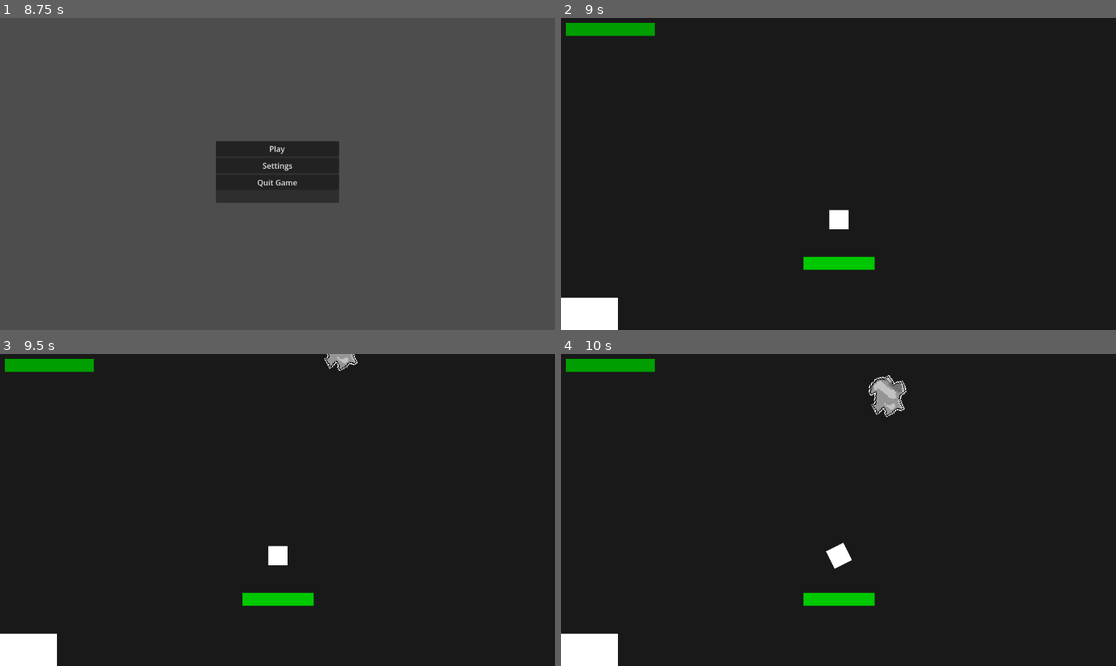
Above: before the commit, frames 1-4 (two rows, left to right).
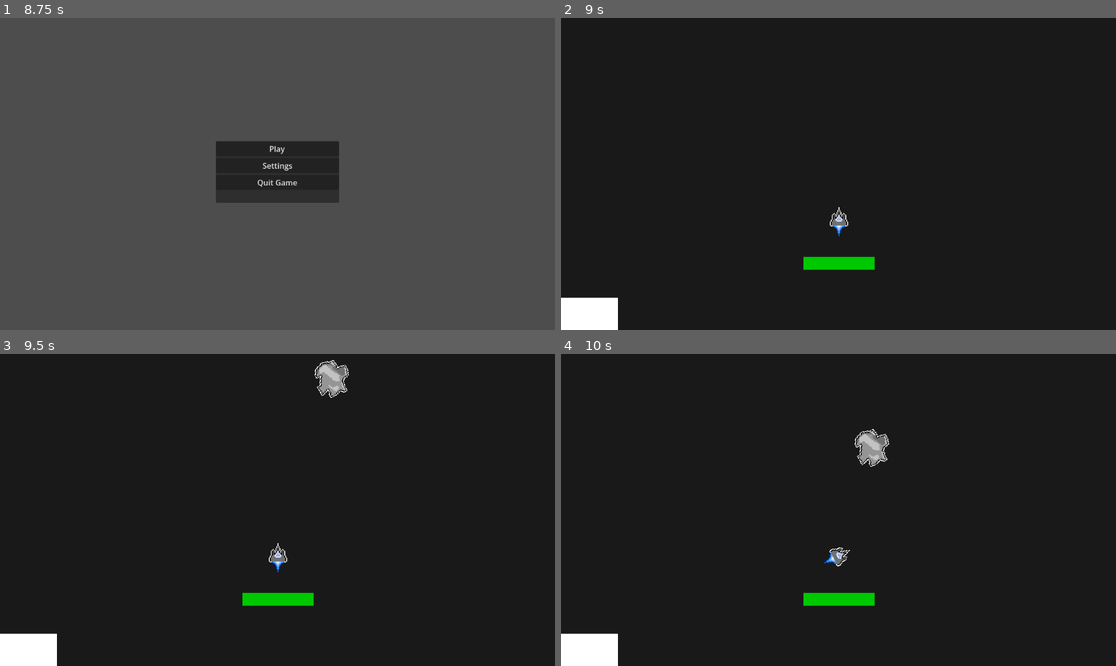
Above: after the commit, the same moments.

Repository: Rng2MAGS/DT--Project-WORTH-MY-ENTIRE-GRADE
Game: Godot game, scene res://scenes/main_menu.tscn
The game is run twice, just before and just after one commit, with the same random seed, the same clock (stepped at 60 frames per second) and the same inputs.
Inputs (mouse positions are in pixels of both pictures, inside the frame that each line leads up to):
- Up to frame 1 (8.75 s): click "Settings" at 0.5 s; click "Difficulty: Easy" at 1.25 s; click "Difficulty: Easy" at 2 s; click (44, 52) at 2.75 s; click (44, 58) at 3.5 s; click (44, 52) at 4.25 s; click (44, 58) at 5 s; click "Difficulty: Easy" at 5.75 s; click (44, 52) at 6.5 s; click (44, 58) at 7.25 s; click "Back to menu" at 8 s
- Up to frame 2 (9 s): click "Play" at 8.75 s
- Up to frame 3 (9.5 s): no input
- Up to frame 4 (10 s): move the mouse to (960, 494) at 9.52 s

Frame 1 is identical in both runs. In frame 2, 0.9% of the frame differs, in the area x 0-52%, y 1-70%; in frame 3, 1.5%; in frame 4, 2.0%, in the area x 0-63%, y 1-69%.
Error after the commit: Invalid call. Nonexistent function 'died' in base 'PackedScene'. (res://scripts/background.gd:13)

Commit message:
15
attempting to add scoring/currency

Diff:
--- a/project-worth--my-whole-grade/scenes/asteroid.tscn
+++ b/project-worth--my-whole-grade/scenes/asteroid.tscn
@@ -1,7 +1,7 @@
 [gd_scene format=3 uid="uid://b6ajvrgrtgnny"]
 
 [ext_resource type="Script" uid="uid://blfnii2yshklg" path="res://scripts/asteroid.gd" id="1_akfqu"]
-[ext_resource type="Texture2D" uid="uid://d2t1w5a4u0x14" path="res://scenes/asteroid2.png" id="3_t4se3"]
+[ext_resource type="Texture2D" uid="uid://dp3aue4m7t7fx" path="res://visuals/asteroid/asteroid2.png" id="2_6mo6b"]
 
 [sub_resource type="RectangleShape2D" id="RectangleShape2D_0md28"]
 size = Vector2(56, 56)
@@ -26,9 +26,12 @@
 
 [node name="Marker2D" type="Marker2D" parent="Node2D" unique_id=327885851]
 
-[node name="Asteroid2" type="Sprite2D" parent="." unique_id=254215796]
+[node name="Asteroid2" type="Sprite2D" parent="Node2D" unique_id=459277669]
+scale = Vector2(2, 2)
+texture = ExtResource("2_6mo6b")
+
+[node name="Node2D2" type="Node2D" parent="." unique_id=241641882]
 position = Vector2(80, 64)
 scale = Vector2(2.2, 2.2)
-texture = ExtResource("3_t4se3")
 
 [connection signal="body_entered" from="Area2D" to="." method="_player_dmg"]
--- a/project-worth--my-whole-grade/scenes/background.tscn
+++ b/project-worth--my-whole-grade/scenes/background.tscn
@@ -3,7 +3,7 @@
 [ext_resource type="PackedScene" uid="uid://sst2oleuhsov" path="res://scenes/ship.tscn" id="1_bkp1e"]
 [ext_resource type="Script" uid="uid://cnpqikrqqvvb5" path="res://scripts/background.gd" id="1_jougr"]
 [ext_resource type="PackedScene" uid="uid://b6ajvrgrtgnny" path="res://scenes/asteroid.tscn" id="2_y0upk"]
-[ext_resource type="Script" uid="uid://c4lb05wrlp5i1" path="res://scenes/pause_menu.gd" id="4_cbsqf"]
+[ext_resource type="Script" uid="uid://c4lb05wrlp5i1" path="res://scripts/pause_menu.gd" id="4_cbsqf"]
 
 [sub_resource type="RectangleShape2D" id="RectangleShape2D_oabld"]
 size = Vector2(65.375, 1438.6875)
@@ -11,22 +11,18 @@
 [sub_resource type="RectangleShape2D" id="RectangleShape2D_bkp1e"]
 size = Vector2(2227.625, 101.5)
 
-[sub_resource type="StyleBoxFlat" id="StyleBoxFlat_jougr"]
-bg_color = Color(1.2032688e-06, 0.6172051, 0, 1)
-
-[sub_resource type="StyleBoxFlat" id="StyleBoxFlat_cbsqf"]
-bg_color = Color(0.7834323, 3.706068e-06, 6.738305e-07, 1)
-
 [sub_resource type="Curve2D" id="Curve2D_jougr"]
 _data = {
 "points": PackedVector2Array(0, 0, 0, 0, 1090.1106, -240.39323, 0, 0, 0, 0, 773, -312, 0, 0, 0, 0, 164, -290, 0, 0, 0,  …(729 unchanged characters)…
 }
 point_count = 27
 
-[node name="Node2D" type="Node2D" unique_id=402681183 node_paths=PackedStringArray("spawn_point") groups=["level"]]
+[node name="Node2D" type="Node2D" unique_id=402681183 node_paths=PackedStringArray("pause_menu", "spawn_point", "score_display") groups=["level"]]
 script = ExtResource("1_jougr")
+pause_menu = NodePath("Control")
 spawn_point = NodePath("Path2D/PathFollow2D")
 asteroid_scene = ExtResource("2_y0upk")
+score_display = NodePath("Label")
 
 [node name="ColorRect" type="ColorRect" parent="." unique_id=268071946]
 offset_right = 1152.0
@@ -63,16 +59,6 @@
 position = Vector2(746, -139)
 
 [node name="CanvasLayer" type="CanvasLayer" parent="." unique_id=1155463290]
-
-[node name="ProgressBar" type="ProgressBar" parent="CanvasLayer" unique_id=88092859]
-offset_left = 10.0
-offset_top = 10.0
-offset_right = 195.0
-offset_bottom = 37.0
-theme_override_styles/background = SubResource("StyleBoxFlat_jougr")
-theme_override_styles/fill = SubResource("StyleBoxFlat_cbsqf")
-max_value = 20.0
-show_percentage = false
 
 [node name="Timer" type="Timer" parent="." unique_id=22291314]
 wait_time = 5.0
@@ -124,6 +110,13 @@
 autostart = true
 ignore_time_scale = true
 
+[node name="Label" type="Label" parent="." unique_id=136593195]
+offset_left = 31.0
+offset_top = 37.0
+offset_right = 279.0
+offset_bottom = 112.0
+theme_override_font_sizes/font_size = 32
+
 [connection signal="timeout" from="Timer" to="." method="_spawn_asteroid"]
 [connection signal="pressed" from="Control/PanelContainer/VBoxContainer/Button" to="Control" method="_on_button_pressed"]
 [connection signal="timeout" from="Control/Timer" to="Control" method="_pause_cooldown"]
--- /dev/null
+++ b/project-worth--my-whole-grade/scenes/debris.tscn
@@ -0,0 +1,8 @@
+[gd_scene format=3 uid="uid://crlxvcqraiae6"]
+
+[ext_resource type="Texture2D" uid="uid://ctcrafd84md03" path="res://visuals/asteroid/debris.png" id="1_e8eya"]
+
+[node name="Node2D" type="Node2D" unique_id=2015422484]
+
+[node name="Debris" type="Sprite2D" parent="." unique_id=663604330]
+texture = ExtResource("1_e8eya")
--- a/project-worth--my-whole-grade/scenes/ship.tscn
+++ b/project-worth--my-whole-grade/scenes/ship.tscn
@@ -2,15 +2,16 @@
 
 [ext_resource type="Script" uid="uid://bpj2r6u7o2d4d" path="res://scripts/ship.gd" id="1_q631a"]
 [ext_resource type="PackedScene" uid="uid://dtsvyufeqn2qv" path="res://scenes/bullet.tscn" id="2_2gnfn"]
-
-[sub_resource type="RectangleShape2D" id="RectangleShape2D_q631a"]
-size = Vector2(40, 40)
+[ext_resource type="Texture2D" uid="uid://be5m80oqwmwgd" path="res://visuals/basic ship.png" id="3_4tobq"]
 
 [sub_resource type="StyleBoxFlat" id="StyleBoxFlat_2gnfn"]
 bg_color = Color(0.8163972, 1.5883148e-06, 1.347661e-06, 1)
 
 [sub_resource type="StyleBoxFlat" id="StyleBoxFlat_4tobq"]
 bg_color = Color(0, 0.7826358, 0, 1)
+
+[sub_resource type="RectangleShape2D" id="RectangleShape2D_q631a"]
+size = Vector2(40, 40)
 
 [node name="CharacterBody2D" type="CharacterBody2D" unique_id=1860692798 node_paths=PackedStringArray("pivot", "bullet_spawn", "bullet_timer", "player_health") groups=["Ship"]]
 motion_mode = 1
@@ -23,18 +24,14 @@
 
 [node name="Node2D" type="Node2D" parent="." unique_id=975228800]
 
-[node name="ColorRect" type="ColorRect" parent="Node2D" unique_id=1006057726]
-offset_left = -20.0
-offset_top = -20.0
-offset_right = 20.0
-offset_bottom = 20.0
-metadata/_edit_use_anchors_ = true
-
 [node name="Marker2D" type="Marker2D" parent="Node2D" unique_id=543650113]
 position = Vector2(25, 0)
 
-[node name="CollisionShape2D" type="CollisionShape2D" parent="." unique_id=1937133221]
-shape = SubResource("RectangleShape2D_q631a")
+[node name="BasicShip" type="Sprite2D" parent="Node2D" unique_id=1185972204]
+position = Vector2(-4, 0)
+rotation = 1.5707964
+scale = Vector2(2, 2)
+texture = ExtResource("3_4tobq")
 
 [node name="Timer" type="Timer" parent="." unique_id=63954017]
 wait_time = 0.2
@@ -51,4 +48,7 @@
 value = 10.0
 show_percentage = false
 
+[node name="CollisionShape2D" type="CollisionShape2D" parent="." unique_id=1937133221]
+shape = SubResource("RectangleShape2D_q631a")
+
 [connection signal="timeout" from="Timer" to="." method="_bullet_timer"]
--- a/project-worth--my-whole-grade/scripts/asteroid.gd
+++ b/project-worth--my-whole-grade/scripts/asteroid.gd
@@ -4,14 +4,15 @@
 @export var asteroid: CharacterBody2D
 @export var asteroid_scene: PackedScene
 @export var pivot: Node2D
+@export var score: int = 0
 
+signal integer_changed(new_value: int)
 const dead = 0
-const speed = 200.0
-var score: int = 0
+const speed = 300.0
+var kill_value: int = 10
 var health: int = 2
 var ship: CharacterBody2D
 var damage: int = 1
-var rotations = [1, 2, 3, 4, 5, 6, 7, 8, 9, -1, -2, -3, -4, -5, -6, -7, -8, -9]
 
 # Called when the node enters the scene tree for the first time.
 func _ready() -> void:
@@ -30,8 +31,11 @@
 	if health > dead:
 		health -= damage
 	elif health <= dead:
+		died()
+		queue_free()
 
-		queue_free()
+func died() -> void:
+	score += kill_value
 
 func _player_dmg(ship: CharacterBody2D) -> void:
 	ship.take_damage()
--- a/project-worth--my-whole-grade/scripts/background.gd
+++ b/project-worth--my-whole-grade/scripts/background.gd
@@ -4,6 +4,16 @@
 @export var pause_menu: Control
 @export var spawn_point: PathFollow2D
 @export var asteroid_scene: PackedScene
+@export var score_display: Label
+var score:int = 0
+var kill_value:int = 10
+
+
+func _process(_delta: float) -> void:
+	if asteroid_scene.died():
+		score += kill_value
+		score_display.text =  str(score)
+
 
 
 func _spawn_asteroid() -> void:
--- a/project-worth--my-whole-grade/scenes/pause_menu.gd
+++ b/project-worth--my-whole-grade/scripts/pause_menu.gd
@@ -2,6 +2,8 @@
 
 var can_pause = true
 @export var pause_cooldown: Timer
+
+
 # Called when the node enters the scene tree for the first time.
 func _ready() -> void:
 	pass
@@ -19,6 +21,7 @@
 		pause_cooldown.start()
 
 
+
 func _on_button_pressed() -> void:
 	visible = false
 	Engine.time_scale = 1
--- a/project-worth--my-whole-grade/scripts/settings.gd
+++ b/project-worth--my-whole-grade/scripts/settings.gd
@@ -11,8 +11,9 @@
 
 
 # Called every frame. 'delta' is the elapsed time since the previous frame.
-func _process(delta: float) -> void:
-	pass
+func _process(_delta: float) -> void:
+	if Input .is_action_just_pressed("ui_esc"):
+		get_tree().call_deferred("change_scene_to_file", "res://scenes/main_menu.tscn")
 
 
 func _on_back_to_game_pressed() -> void:
Binary file removed: project-worth--my-whole-grade/scenes/asteroid2.png
Renamed: project-worth--my-whole-grade/scenes/pause_menu.gd.uid -> project-worth--my-whole-grade/scripts/pause_menu.gd.uid
Binary file added: project-worth--my-whole-grade/visuals/asteroid/asteroid2.png
Not shown, changed: project-worth--my-whole-grade/visuals/asteroid/asteroid2.png.import
Binary file added: project-worth--my-whole-grade/visuals/asteroid/debris.png
Not shown, added: project-worth--my-whole-grade/visuals/asteroid/debris.png.import
Binary file added: project-worth--my-whole-grade/visuals/asteroid/small_asteroid.png
Not shown, added: project-worth--my-whole-grade/visuals/asteroid/small_asteroid.png.import
Binary file added: project-worth--my-whole-grade/visuals/basic ship.png
Not shown, added: project-worth--my-whole-grade/visuals/basic ship.png.import
Binary file added: project-worth--my-whole-grade/visuals/max_upgraded_ship.png
Not shown, added: project-worth--my-whole-grade/visuals/max_upgraded_ship.png.import
